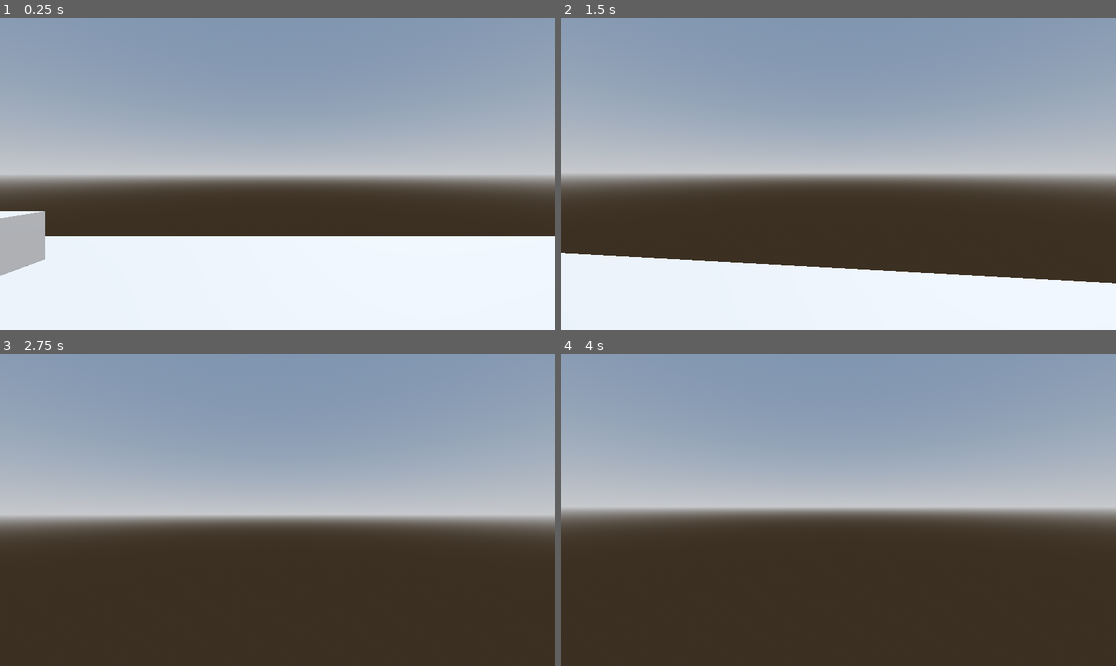
Above: before the commit, frames 1-4 (two rows, left to right).
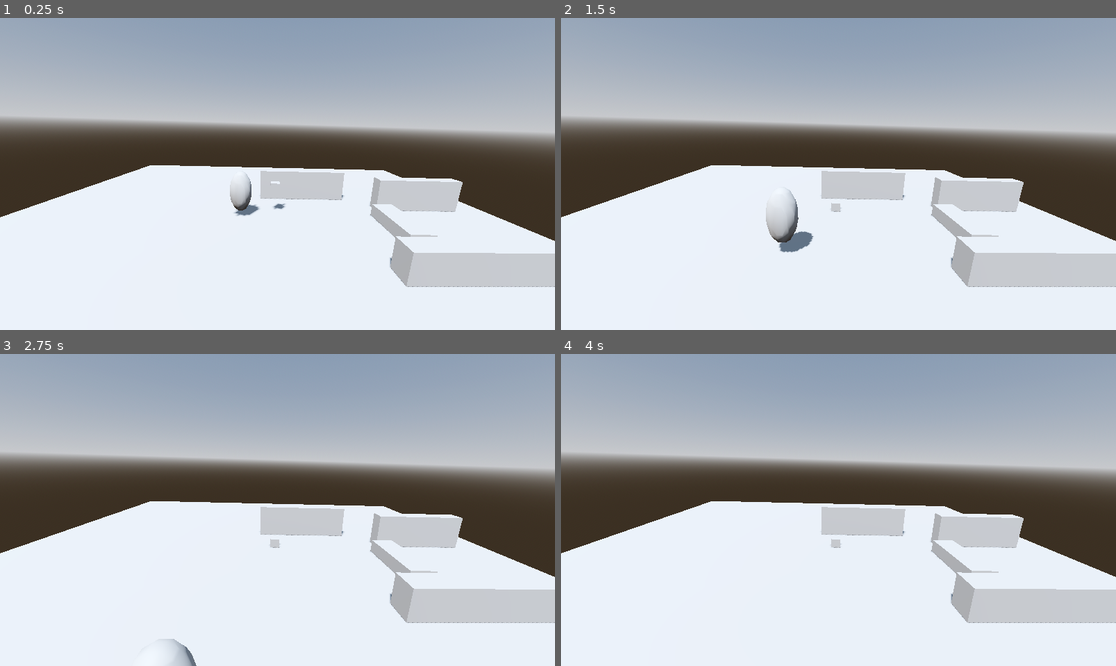
Above: after the commit, the same moments.

Repository: konraziel/Senior-Design-Project_Zielinski-Muswara
Game: Godot game, scene res://MainScene.tscn
Two runs of this game, one before a commit and one after it. Both use one fixed random seed, a clock stepped at 60 frames per second and the inputs below.
Inputs (mouse positions are in pixels of both pictures, inside the frame that each line leads up to):
- Up to frame 1 (0.25 s): no input
- Up to frame 2 (1.5 s): move the mouse to (866, 174) at 0.52 s; hold Up (ui_up) from 0.53 s (still down); tap F (f) at 0.6 s; tap Space (ui_select) at 0.77 s; move the mouse to (810, 174) at 1.27 s; tap Alt (alt) at 1.35 s
- Up to frame 3 (2.75 s): keep holding Up (ui_up); tap Space (ui_select) at 1.52 s; tap F (f) at 1.55, 2.1 s; move the mouse to (288, 503) at 2.02 s
- Up to frame 4 (4 s): keep holding Up (ui_up); move the mouse to (832, 516) at 2.77 s; tap F (f) at 2.85, 3.8 s; tap Space (ui_select) at 3.02, 3.77 s; tap Enter at 3.5 s; move the mouse to (877, 513) at 3.52 s; hold Alt (alt) from 3.53 s (still down)

The runs differ from the first frame. In frame 1, 51% of the frame differs, in the area x 0-100%, y 14-87%; in frame 2, 57%; in frame 3, 78%, in the area x 0-100%, y 12-100%; in frame 4, 75%.

Commit message:
fixed player collision shape

Diff:
--- a/MainScene.tscn
+++ b/MainScene.tscn
@@ -19,7 +19,8 @@
 
 [sub_resource type="CapsuleShape3D" id="1"]
 margin = 1.0
-radius = 1.0
+radius = 1.11989
+height = 4.29747
 
 [sub_resource type="BoxShape3D" id="2"]
 
@@ -45,7 +46,7 @@
 script = ExtResource("3")
 
 [node name="CollisionShape3D" type="CollisionShape3D" parent="player"]
-transform = Transform3D(0.999999, 0, 0, 0, -4.37114e-08, 0.999999, 0, -1, -4.37114e-08, 0, 0, 0)
+transform = Transform3D(0.999999, 0, 0, 0, 1, 0, 0, 0, 0.999999, 0, 0, 0)
 shape = SubResource("1")
 
 [node name="MeshInstance3D" type="MeshInstance3D" parent="player"]
@@ -57,7 +58,6 @@
 transform = Transform3D(1, 0, 0, 0, 1, 0, 0, 0, 1, 0, 1.68284, 0)
 
 [node name="Camera3D" type="Camera3D" parent="player/PlayerHead"]
-current = true
 
 [node name="interaction" type="RayCast3D" parent="player/PlayerHead/Camera3D"]
 target_position = Vector3(0, 0, -5)
